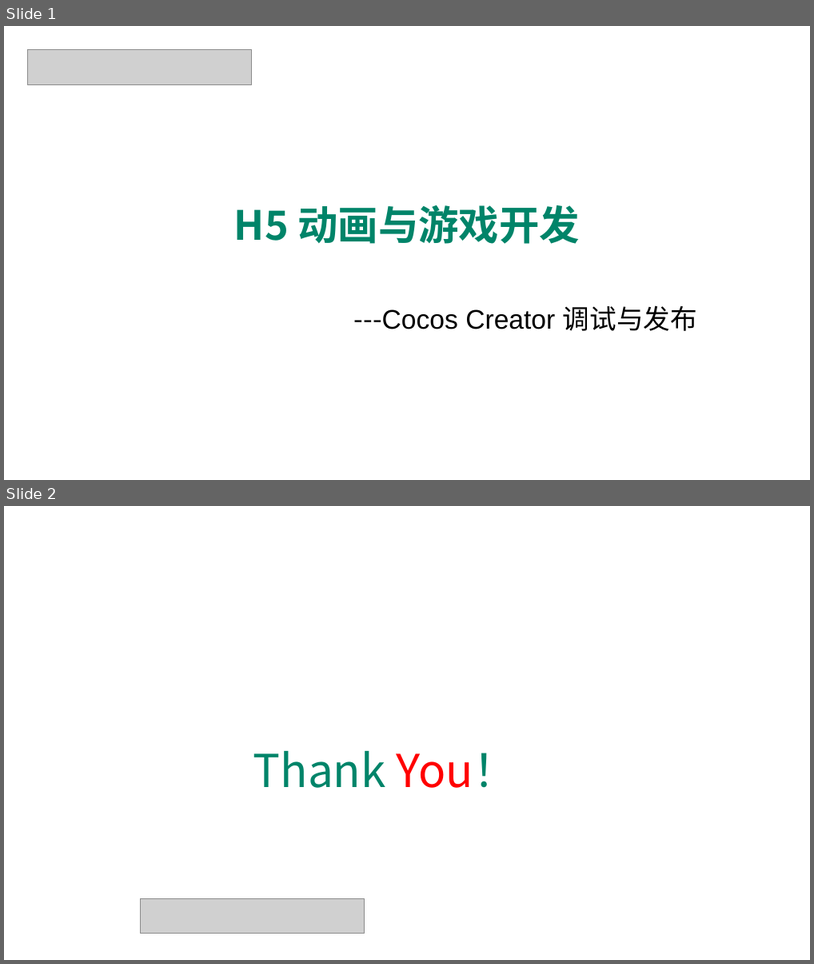
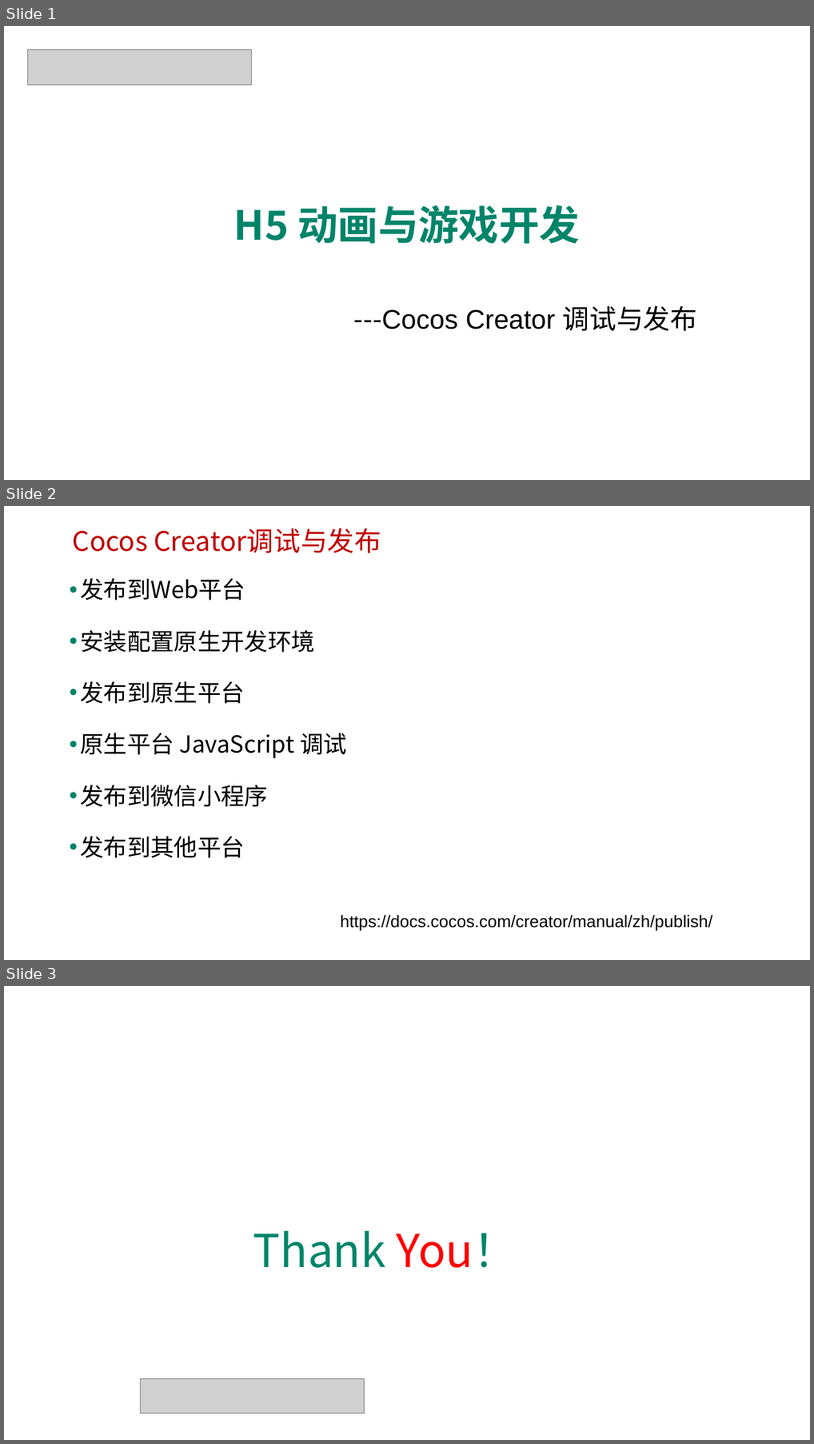
Before and after one commit to edu2act/course-H5-Animation-and-Game-Development, a slide deck: materials/slides/ch21.pptx. Shown one above the other, each under a label of ours: slides 1 and 2 before the commit, slides 1, 2 and 3 after it. The pictures are 814x964 and 814x1444 pixels, drawn with LibreOffice and Linux fonts; fonts in the diff are those of the drawing; grey boxes stand for pictures; background and template pictures are left out. Boxes give left, top, right and bottom in pixels: in the first picture for what was removed or moved away, otherwise in the second. Text is boxed around its words. In the diff, an @@ line names an element or a change of style, - is before the commit and + after.

```diff
--- a/materials/slides/ch21.pptx
+++ b/materials/slides/ch21.pptx
@@ slide 2 added at (4,506,810,960), background picture (left out) @@
@@ text added at (73,528,382,553), 32 pt, text #C00000 @@
+Cocos Creator调试与发布
@@ text added at (80,578,347,858), 28 pt, text #000000 @@
+• 发布到Web平台
+• 安装配置原生开发环境
+• 发布到原生平台
+• 原生平台 JavaScript 调试
+• 发布到微信小程序
+• 发布到其他平台
@@ text added at (340,914,713,931), 20 pt, text #000000 @@
+https://docs.cocos.com/creator/manual/zh/publish/
@@ what was slide 2 is now slide 3 @@
```
Also in this commit, not shown: 7 other files.
